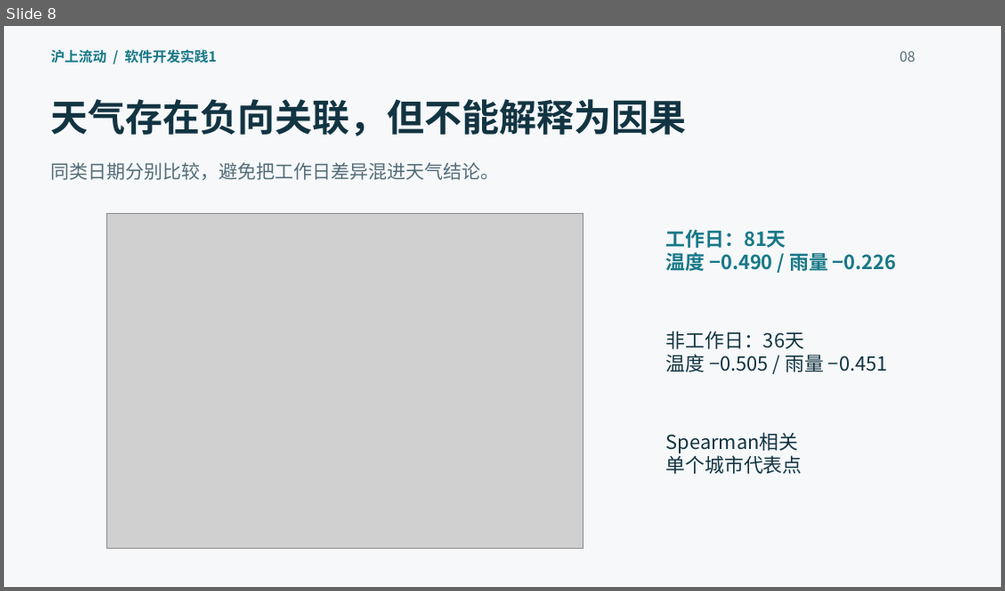
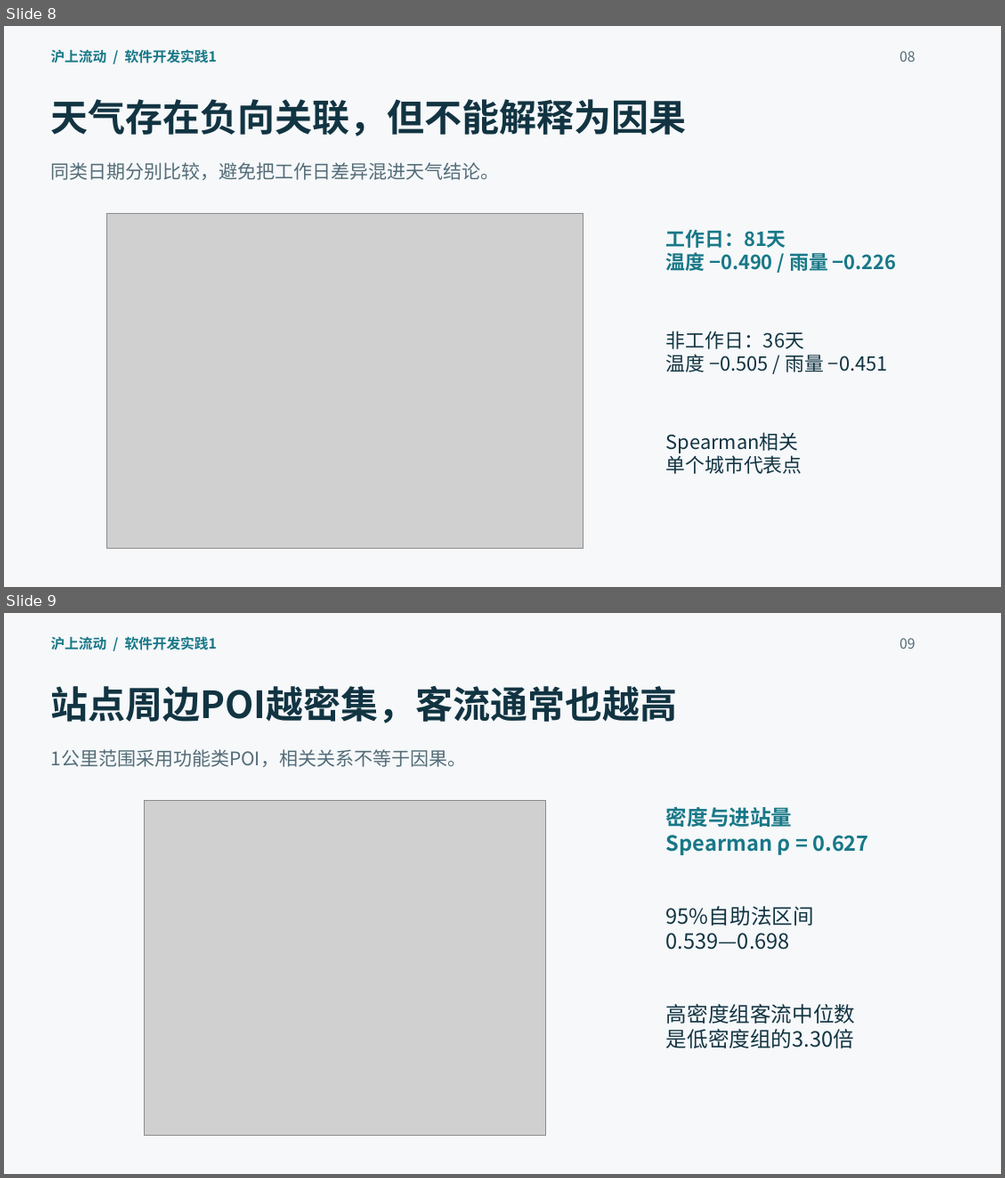
Before and after one commit to bult-0509/WA1, a slide deck: docs/deliverables/答辩PPT.pptx. Shown one above the other, each under a label of ours: slide 8 before the commit, slides 8 and 9 after it. The pictures are 1005x591 and 1005x1178 pixels, drawn with LibreOffice and Linux fonts; fonts in the diff are those of the drawing; grey boxes stand for pictures. Boxes give left, top, right and bottom in pixels: in the first picture for what was removed or moved away, otherwise in the second. Text is boxed around its words. In the diff, an @@ line names an element or a change of style, - is before the commit and + after.

```diff
--- a/docs/deliverables/答辩PPT.pptx
+++ b/docs/deliverables/答辩PPT.pptx
@@ slide 9 added at <box>4,613,1001,1174</box>, background #F6F8FA @@
@@ text added at <box>51,636,217,650</box>, 13.5 pt, text #187887, bold @@
+沪上流动 / 软件开发实践1
@@ text added at <box>899,638,914,649</box>, 13.5 pt, text #536C77 @@
+09
@@ text added at <box>50,686,677,723</box>, 36 pt, text #123442, bold @@
+站点周边POI越密集，客流通常也越高
@@ text added at <box>50,749,466,767</box>, 18 pt, text #536C77 @@
+1公里范围采用功能类POI，相关关系不等于因果。
@@ picture added at <box>144,800,546,1135</box> @@
@@ text added at <box>666,806,868,855</box>, 20.2 pt, text #187887, bold @@
+密度与进站量
+Spearman ρ = 0.627
@@ text added at <box>666,906,814,949</box>, 20.2 pt, text #123442 @@
+95%自助法区间
+0.539—0.698
@@ text added at <box>666,1004,856,1048</box>, 20.2 pt, text #123442 @@
+高密度组客流中位数
+是低密度组的3.30倍
```
Also in this commit, not shown: 6 slides changed, 25 other files.
